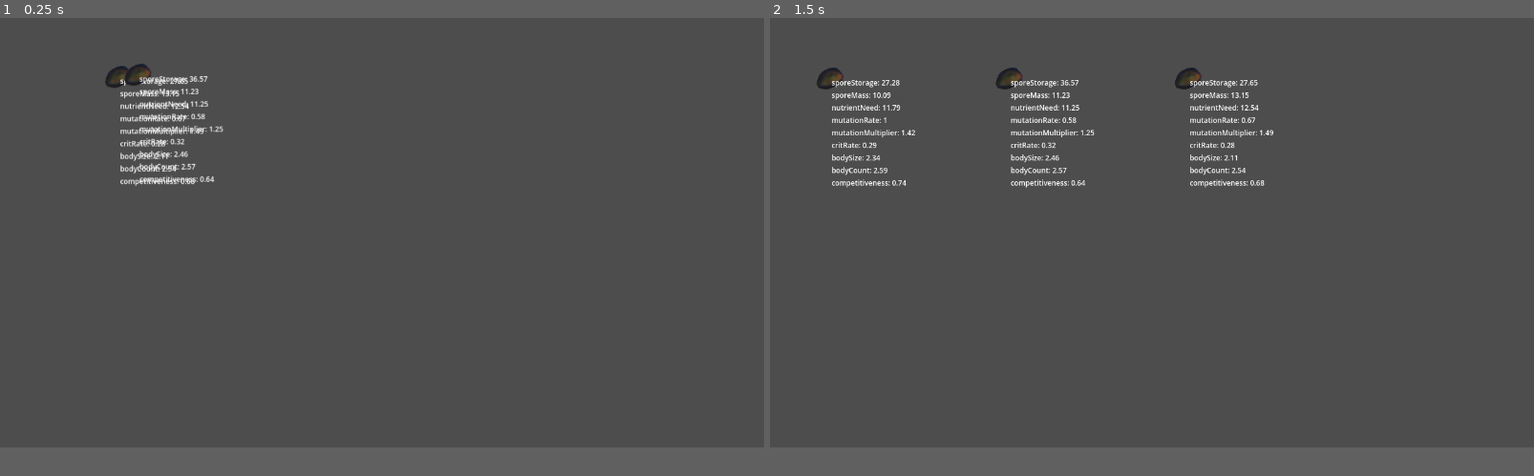
Above: before the commit, frames 1-2 (left to right).
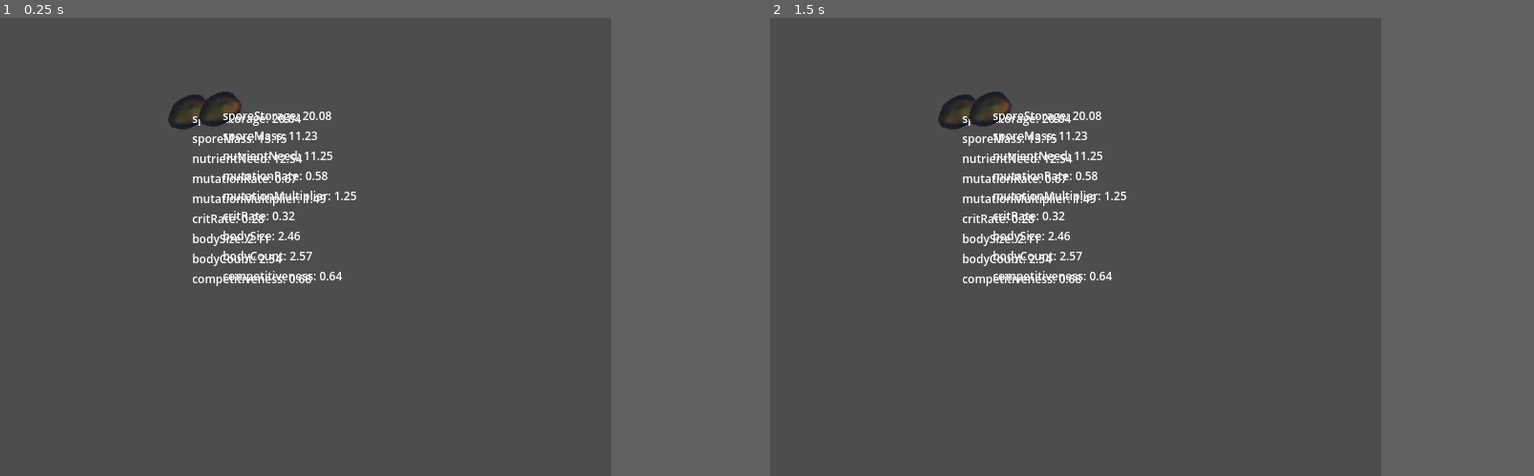
Above: after the commit, the same moments.

Repository: Chad-McThunderCode/mush_for_minijam155
Game: Godot game, scene res://sporeView.tscn
Two runs of this game, one before a commit and one after it. Both use one fixed random seed, a clock stepped at 60 frames per second and the inputs below.
Inputs (mouse positions are in pixels of both pictures, inside the frame that each line leads up to):
- Up to frame 1 (0.25 s): no input
- Up to frame 2 (1.5 s): tap Enter at 0.5 s; move the mouse to (884, 77) at 0.52 s; click (884, 77) at 0.67 s; tap Space at 1.25 s; move the mouse to (1006, 77) at 1.27 s; click (1006, 77) at 1.42 s
In our replay, the window is 800x450 before the commit and 640x480 after it. These sizes can differ from the game's own. Grey fills any space a smaller window leaves; there, only what the larger window draws over its background counts as a difference.

The runs differ from the first frame. In frame 1, 3.6% of the frame differs, in the area x 13-47%, y 10-59%; in frame 2, 4.3%, in the area x 6-66%, y 10-59%.

Commit message:
Figured out obfuscation function. Added inefficient pseudoRNG. Fixed blurry text.

Diff:
--- a/classes/Traits.gd
+++ b/classes/Traits.gd
@@ -20,7 +20,7 @@
 func sporePrint():
 	print(self)
 	var rounding = 10000
-	print("Spore Storage:", round(traits.sporeStorage*rounding)/rounding, calculateObfuscation(traits.sporeStorage, 9), calculateObfuscation(traits.sporeStorage, 2), calculateObfuscation(traits.sporeStorage, 1))
+	print("Spore Storage:", round(traits.sporeStorage*rounding)/rounding, calculateObfuscation(traits.sporeStorage, 3), calculateObfuscation(traits.sporeStorage, 2), calculateObfuscation(traits.sporeStorage, 1))
 	print("Spore Mass:", round(traits.sporeMass*rounding)/rounding)
 	print("Nutrient Need:", round(traits.nutrientNeed*rounding)/rounding)
 	print("Mutation Rate:", round(traits.mutationRate*rounding)/rounding)
@@ -45,7 +45,7 @@
 		$Control/VBoxContainer.add_child(text)
 
 func createFromDefaults():
-	traits.sporeStorage = lerpf(20, 40, randf())
+	traits.sporeStorage = lerpf(20, 20.1, randf())
 	traits.sporeMass = lerpf(10, 15, randf())
 	traits.nutrientNeed = lerpf(10, 15, randf())
 	traits.mutationRate = lerpf(0.5, 0.75, randf())
@@ -93,17 +93,37 @@
 		var value = randf() / 5
 		traits.bodyCount *= 0.9 + value
 		traits.nutrientNeed *= 0.9 + value # 0.9 : 1.1
-	if(randf() <traits.mutationRate):
+	if(randf() < traits.mutationRate):
 		var value = randf() / 5
 		traits.sporeMass *= 0.9 + value
 		traits.sporeStorage *= 0.9 + value
 
+func floatHashFloat(num):
+	var r = RegEx.new()
+	r.compile("[0-9]")
+	var hash
+	var numbers = []
+	var result = ""
+	var fail = 0
+	while(len(numbers) < 10 or fail > 100):
+		fail += 1
+		num += 1
+		hash = str(num).md5_text()
+		numbers = r.search_all(hash)
+	for i in numbers:
+		result += i.get_string()
+	return float(str("0.", result))
+
 func calculateObfuscation(num, level):
-	var h = float(str(num).hash())
-	var deviation = num * level / 10
-	var min = num - deviation
-	var max = num + deviation
-	return {"min": min, "max": max}
+	var height = num * 0.2
+	var factor = floatHashFloat(num)
+	print("out factor ", factor)
+	var center = num - (0.5 * height) + (height * factor)
+	for i in range(1, level):
+		factor = floatHashFloat(num+i)
+		print("factor ", factor)
+		center = center - (0.5 * height) + (height * factor)
+	return {"min": center - (0.5 * height * level), "max": center + (0.5 * height * level)}
 
 
 func breed(other : Traits) -> Traits:
--- a/project.godot
+++ b/project.godot
@@ -17,5 +17,5 @@
 
 [display]
 
-window/size/viewport_width=1280
-window/size/viewport_height=720
+window/size/viewport_width=640
+window/size/viewport_height=480
--- a/sporeView.gd
+++ b/sporeView.gd
@@ -12,7 +12,7 @@
 	for i in range(0, density):
 		var t = SPORE.instantiate()
 		t.createFromDefaults()
-		t.position = Vector2(randf()*300, randf()*300)
+		t.position = Vector2(round(randf()*300), round(randf()*300))
 		add_child(t)
 		#t.sporePrint()
 # Called every frame. 'delta' is the elapsed time since the previous frame.
